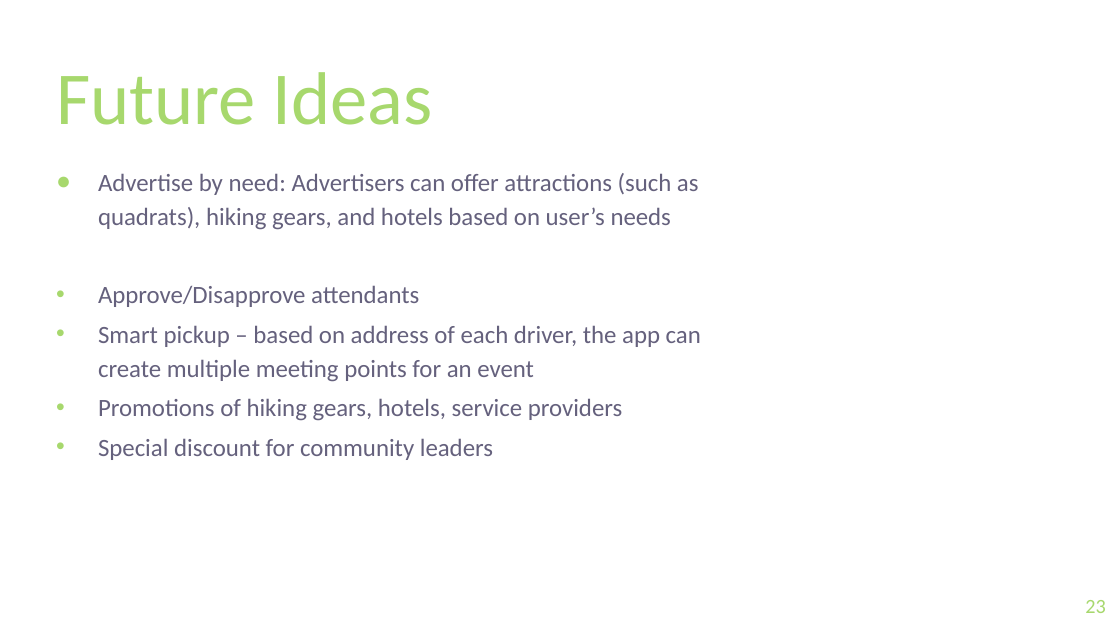
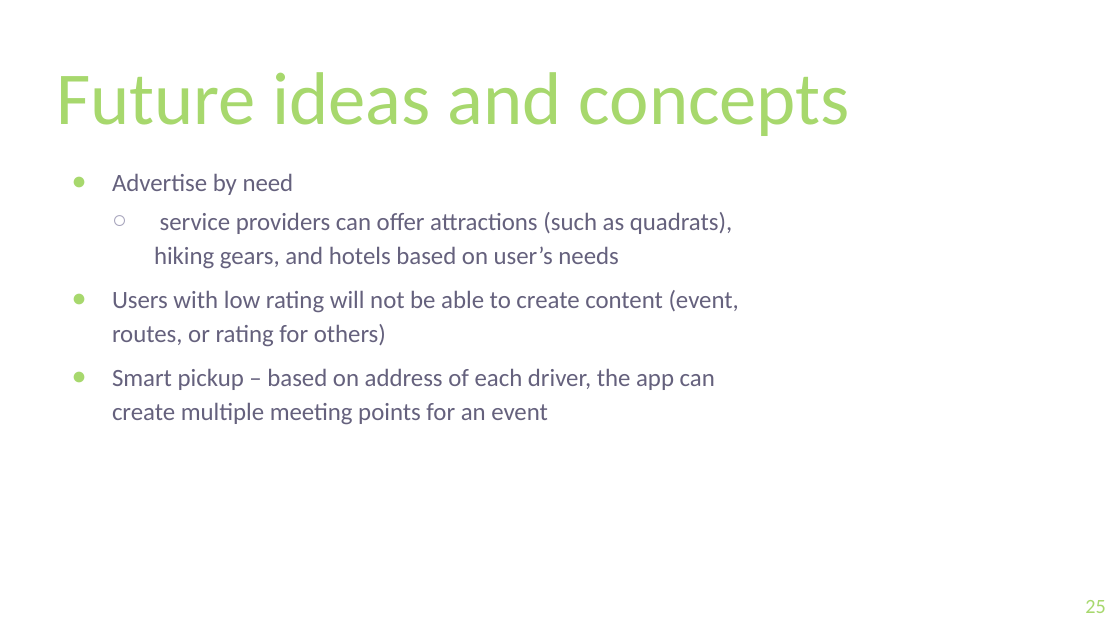
Before and after one commit to keremg/outsurfing, a slide deck: slide 25 of documents/Presentation_new.pptx (slide 23 before the commit). Drawn at 1120x630 pixels with LibreOffice and Linux fonts; fonts in the diff are those of the drawing; background and template pictures are left out. Boxes give left, top, right and bottom in pixels: in the first picture for what was removed or moved away, otherwise in the second. Text is boxed around its words. In the diff, an @@ line names an element or a change of style, - is before the commit and + after.

Commit message:
updated slides

```diff
--- a/documents/Presentation_new.pptx
+++ b/documents/Presentation_new.pptx
@@ title at [56,72,850,136]: text changed @@
-Future Ideas
+Future ideas and concepts
@@ text at [112,173,739,347]: text changed @@
-● Advertise by need: Advertisers can offer attractions (such as quadrats), hiking gears, and hotels based on user’s needs
-• Approve/Disapprove attendants
+● Advertise by need
+  ○ service providers can offer attractions (such as quadrats), hiking gears, and hotels based on user’s needs
+● Users with low rating will not be able to create content (event, routes, or rating for others)
@@ text at [112,368,715,425]: bullet • to ●; more space between paragraphs @@
@@ text at [98,398,622,460]: paragraphs removed @@
-• Promotions of hiking gears, hotels, service providers
-• Special discount for community leaders
@@ page number at [1085,600,1105,613]: text changed @@
-23
+25
```
Also in this commit, not shown: 11 other slides changed, 3 slides added, 1 slide removed, 1 other file.
